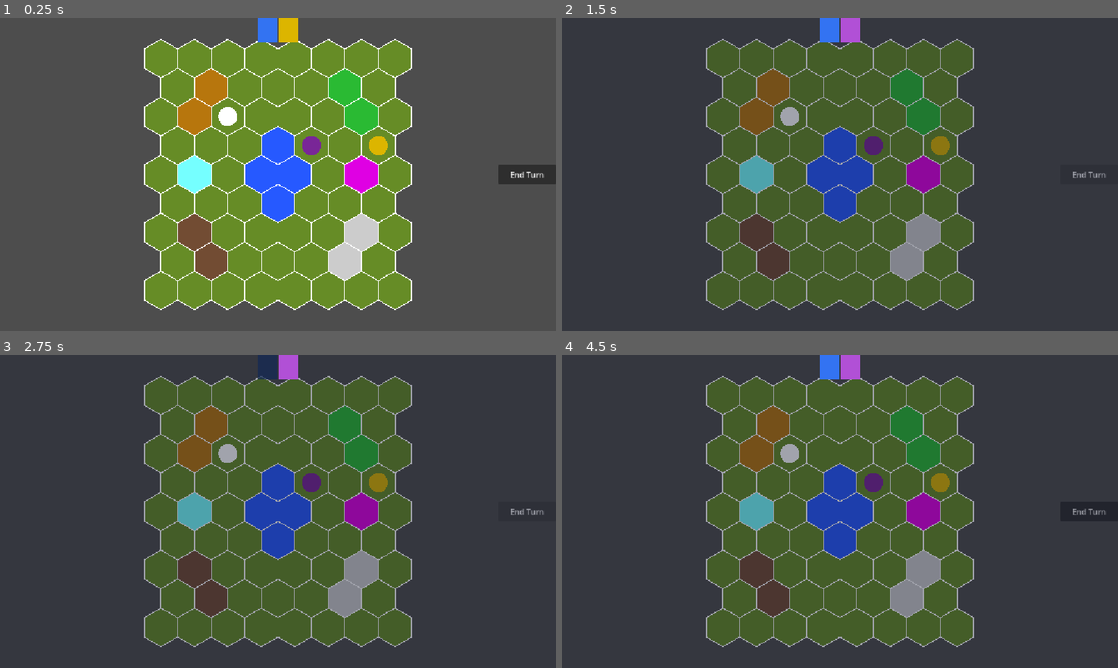
Above: before the commit, frames 1-4 (two rows, left to right).
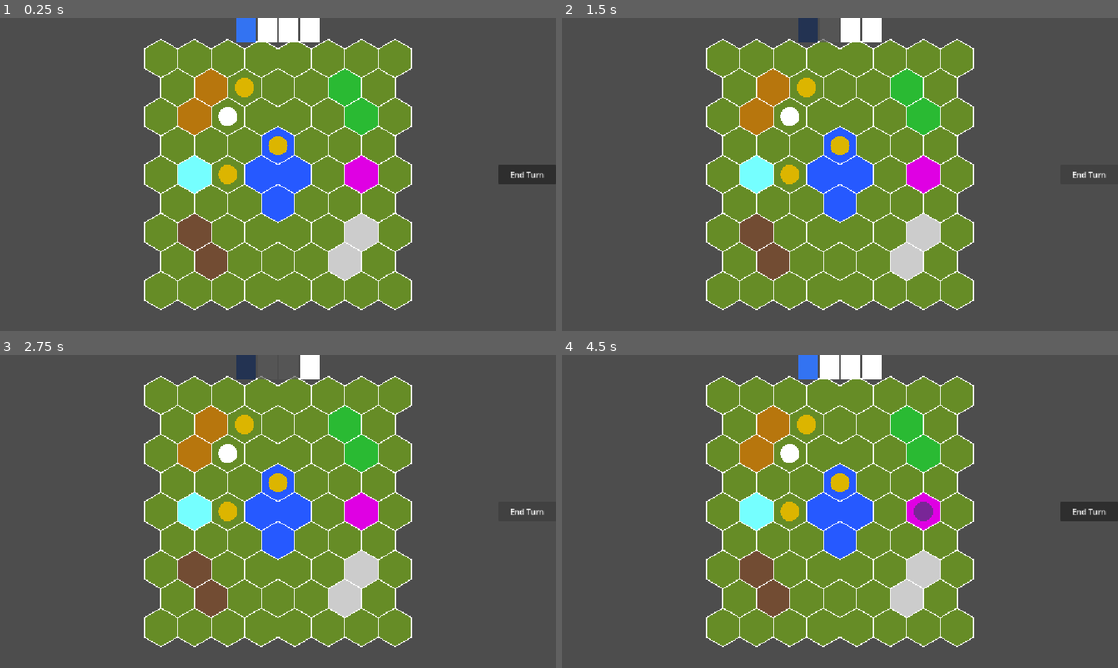
Above: after the commit, the same moments.

Repository: CookieZ0710/armello-lite
Game: Godot game, scene res://scenes/Main.tscn
Same seed, same stepped clock (60 frames per second), same inputs: the game is played once before the commit and once after it.
Inputs (mouse positions are in pixels of both pictures, inside the frame that each line leads up to):
- Up to frame 1 (0.25 s): no input
- Up to frame 2 (1.5 s): click "End Turn" at 0.5 s; click "End Turn" at 1.25 s
- Up to frame 3 (2.75 s): click "End Turn" at 2 s
- Up to frame 4 (4.5 s): tap Enter at 2.75, 4.25 s; move the mouse to (723, 395) at 2.77 s; click (723, 395) at 2.92 s; tap Space at 3.5 s; move the mouse to (756, 395) at 3.52 s; click (756, 395) at 3.67 s; move the mouse to (789, 395) at 4.27 s; click (789, 395) at 4.42 s

The runs differ from the first frame. In frame 1, 1.9% of the frame differs, in the area x 39-70%, y 0-54%; in frame 2, 39%; in frame 3, 39%; in frame 4, 39%, in the area x 25-98%, y 0-94%.

Commit message:
improved spawn logic
improved spawn logic for first dat/night cycle, next to improve spawn fault tolerance and NPC movement

Diff:
--- a/scripts/main.gd
+++ b/scripts/main.gd
@@ -42,8 +42,15 @@
 
 	player_coordinates = offset_to_axial(2, 2)
 	create_player()		# add player
-	spawn_bane()
-	spawn_guard()
+	#spawn_bane()
+	#spawn_guard()
+
+	var castle_spawn = get_random_type(CASTLE_DATA)
+	spawn_guard(castle_spawn)
+
+	for i in range(2):
+		var random_spawn = get_random_tile()
+		spawn_guard(random_spawn)
 
 	turn_manager.turn_changed.connect(_on_turn_changed)
 	turn_manager.phase_changed.connect(_on_phase_changed)
@@ -55,6 +62,7 @@
 
 # take normal coord into logical use
 func offset_to_axial(col: int, row: int) -> Vector2i:
+	@warning_ignore("integer_division")
 	var q = col - (row - (row & 1)) / 2
 	var r = row
 	return Vector2i(q, r)
@@ -146,6 +154,62 @@
 
 	return neighbors
 
+func get_occupied_coordinates() -> Array[Vector2i]:
+	var occupied: Array[Vector2i] = [player_coordinates]
+
+	for actor in turn_manager.all_actors:
+		if not is_instance_valid(actor):
+			continue
+
+		if actor.has_method("get") and actor.get("coordinates") != null:
+			var actor_coordinates: Vector2i = actor.coordinates
+
+			if not occupied.has(actor_coordinates):
+				occupied.append(actor_coordinates)
+	return occupied
+
+func get_random_type(required_tile_data) -> Vector2i:
+	var candidates: Array[Vector2i] = []
+	var occupied = get_occupied_coordinates()
+
+	for coordinates in hex_tiles:
+		var tile = hex_tiles[coordinates]
+
+		if occupied.has(coordinates):
+			continue
+
+		if tile.tile_data != required_tile_data:
+			continue
+
+		candidates.append(coordinates)
+
+	if candidates.is_empty():
+		push_warning("No available tiles of the requested type!")
+		return Vector2i(999999, 999999)
+
+	return candidates.pick_random()
+
+func get_random_tile() -> Vector2i:
+	var candidates: Array[Vector2i] = []
+	var occupied = get_occupied_coordinates()
+
+	for coordinates in hex_tiles:
+		var tile = hex_tiles[coordinates]
+
+		if occupied.has(coordinates):
+			continue
+
+		if tile.tile_data == CASTLE_DATA:
+			continue
+
+		candidates.append(coordinates)
+
+	if candidates.is_empty():
+		push_warning("No valid non-Castle tiles!")
+		return Vector2i(999999, 999999)
+
+	return candidates.pick_random()
+
 
 func create_player():
 	player = PLAYER.instantiate()
@@ -157,47 +221,50 @@
 
 	turn_manager.register_actor(player)
 
-func spawn_bane() -> void:
-	bane = NPC.instantiate()
-	bane.character_data = BANE_DATA
-	bane.active_phase = "Night"
-	bane.npc_color = Color(0.478, 0.152, 0.595, 1.0)
-
-	# Temporary spawn location, using the same
-	# offset coordinates as map generation.
-	var spawn_coordinates = offset_to_axial(4, 3)
-
-	if not hex_tiles.has(spawn_coordinates):
-		push_warning("Bane spawn tile does not exist!")
-		bane.free()
-		return
-
-	add_child(bane)
-	bane.position = hex_tiles[spawn_coordinates].position
-
-	turn_manager.register_actor(bane)
-
-func spawn_guard() -> void:
-	guard = NPC.instantiate()
-	guard.character_data = GUARD_DATA
-	guard.active_phase = "Day"
-	guard.npc_color = Color(0.864, 0.71, 0.0, 1.0)
-
-	# Temporary spawn location, using the same
-	# offset coordinates as map generation.
-	var spawn_coordinates = offset_to_axial(6, 3)
-
-	if not hex_tiles.has(spawn_coordinates):
-		push_warning("Guard spawn tile does not exist!")
-		guard.free()
-		guard = null
-		return
-	guard.coordinates = spawn_coordinates
-
-	add_child(guard)
-	guard.position = hex_tiles[spawn_coordinates].position
-
-	turn_manager.register_actor(guard)
+#func spawn_bane() -> void:
+	#bane = NPC.instantiate()
+	#bane.character_data = BANE_DATA
+	#bane.active_phase = "Night"
+	#bane.npc_color = Color(0.478, 0.152, 0.595, 1.0)
+#
+	## Temporary spawn location, using the same
+	## offset coordinates as map generation.
+	#var spawn_coordinates = offset_to_axial(4, 3)
+#
+	#if not hex_tiles.has(spawn_coordinates):
+		#push_warning("Bane spawn tile does not exist!")
+		#bane.free()
+		#return
+#
+	#add_child(bane)
+	#bane.position = hex_tiles[spawn_coordinates].position
+	#
+	#turn_manager.register_actor(bane)
+
+
+func spawn_bane(spawn_coordinates: Vector2i) -> void:
+	var new_bane = NPC.instantiate()
+	new_bane.character_data = BANE_DATA
+	new_bane.active_phase = "Night"
+	new_bane.npc_color = Color(0.478, 0.152, 0.595, 1.0)
+
+	add_child(new_bane)
+	new_bane.position = hex_tiles[spawn_coordinates].position
+
+	turn_manager.register_actor(new_bane)
+
+
+func spawn_guard(spawn_coordinates: Vector2i) -> void:
+	var new_guard = NPC.instantiate()
+	new_guard.character_data = GUARD_DATA
+	new_guard.active_phase = "Day"
+	new_guard.npc_color = Color(0.864, 0.71, 0.0, 1.0)
+	new_guard.coordinates = spawn_coordinates
+
+	add_child(new_guard)
+	new_guard.position = hex_tiles[spawn_coordinates].position
+
+	turn_manager.register_actor(new_guard)
 
 
 func move_player(new_coordinates):
@@ -278,6 +345,9 @@
 
 	if night:
 		print("Night has fallen!")
+
+		var ruin_spawn = get_random_type(RUINS_DATA)
+		spawn_bane(ruin_spawn)
 	else:
 		print("Day has begun!")
 
